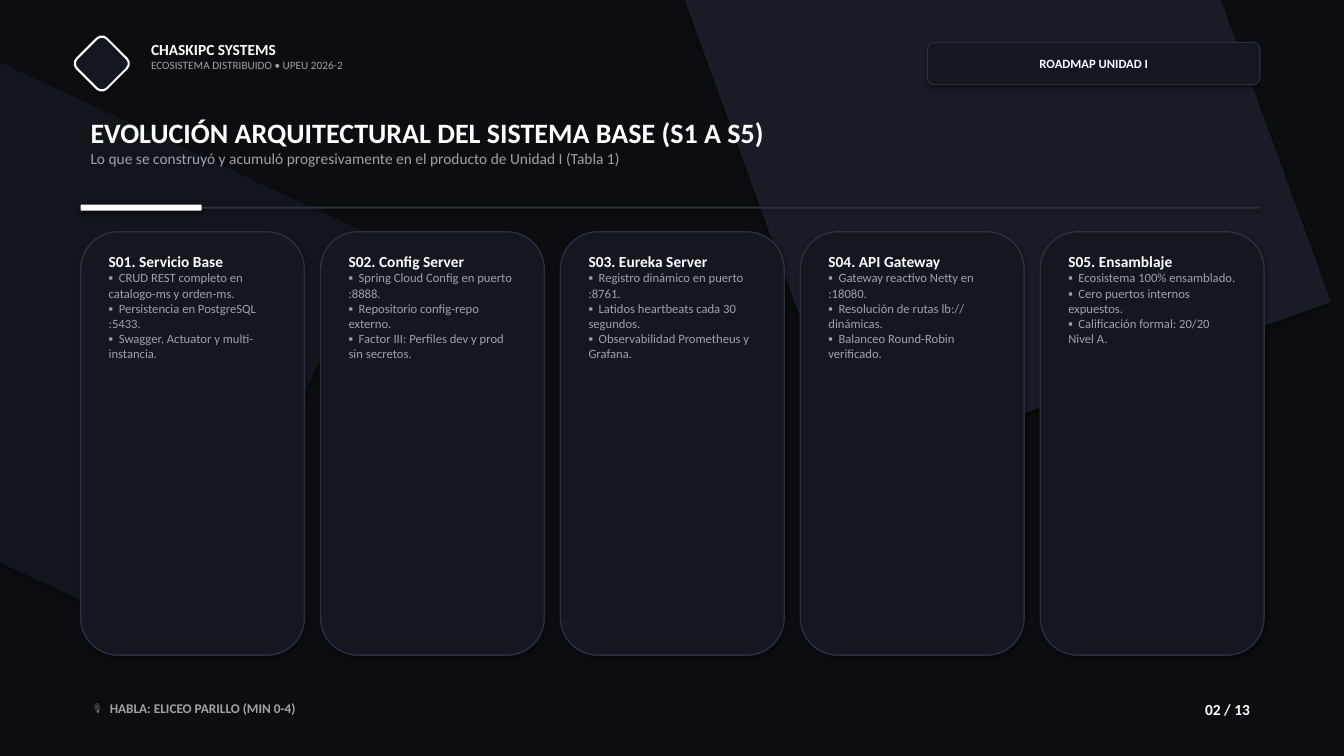
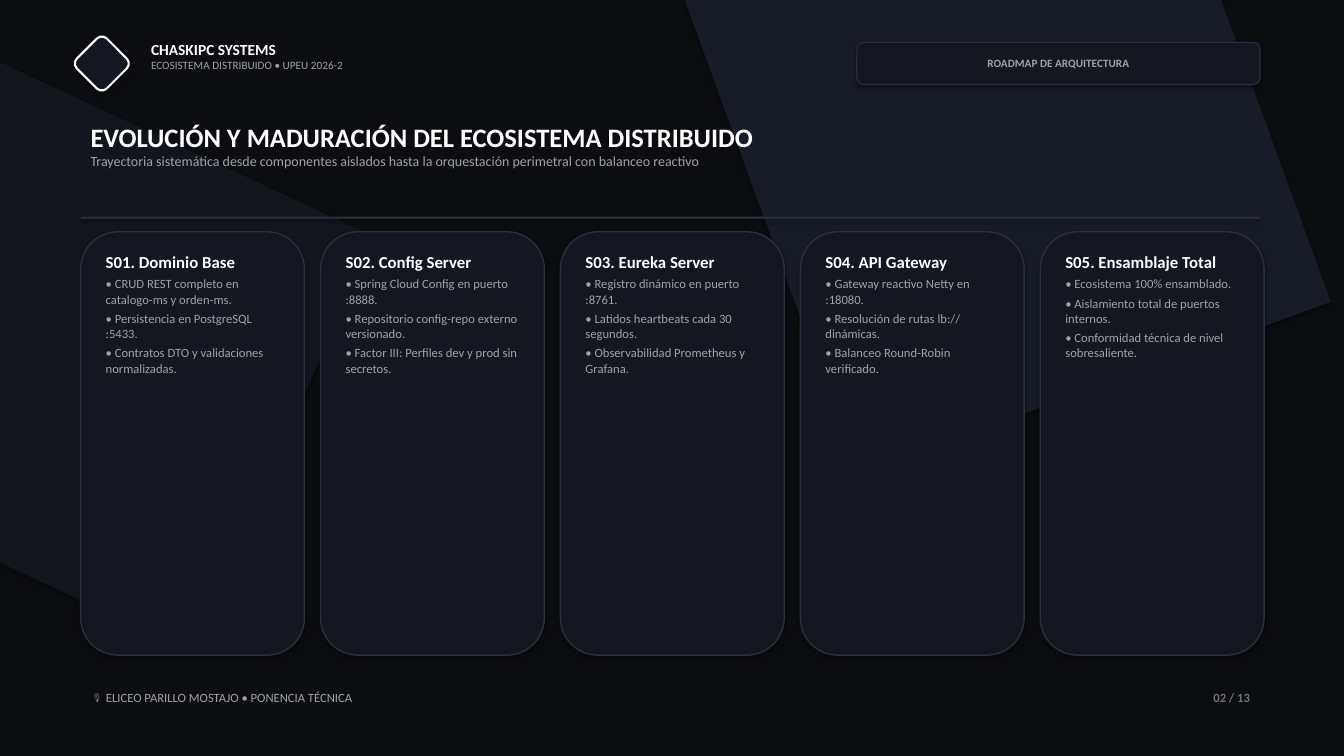
Before and after one commit to jaisesasaki24-cloud/ChaskiByte-Systems, a slide deck: slide 2 of presentacion.pptx. Drawn at 1344x756 pixels with LibreOffice and Linux fonts; fonts in the diff are those of the drawing. Boxes give left, top, right and bottom in pixels: in the first picture for what was removed or moved away, otherwise in the second. Text is boxed around its words. In the diff, an @@ line names an element or a change of style, - is before the commit and + after.

```diff
--- a/presentacion.pptx
+++ b/presentacion.pptx
@@ rounded rectangle "ROADMAP DE ARQUITECTURA": place and size @@
-rounded rectangle "ROADMAP DE ARQUITECTURA" at [928, 42, 1260, 85]
+rounded rectangle "ROADMAP DE ARQUITECTURA" at [857, 42, 1260, 85]
@@ text in rounded rectangle at [987, 59, 1129, 69]: text changed; size 9 to 8 pt; text colour #FFFFFF to #A1A1AA @@
-ROADMAP UNIDAD I
+ROADMAP DE ARQUITECTURA
@@ text at [91, 125, 753, 168]: text changed; size 11 to 10 pt @@
-EVOLUCIÓN ARQUITECTURAL DEL SISTEMA BASE (S1 A S5)
-Lo que se construyó y acumuló progresivamente en el producto de Unidad I (Tabla 1)
+EVOLUCIÓN Y MADURACIÓN DEL ECOSISTEMA DISTRIBUIDO
+Trayectoria sistemática desde componentes aislados hasta la orquestación perimetral con balanceo reactivo
@@ rounded rectangle removed at [81, 205, 202, 211] @@
@@ rectangle: place and size @@
-rectangle at [81, 207, 1260, 209]
+rectangle at [81, 217, 1260, 219]
@@ text at [106, 256, 264, 373]: text changed @@
-S01. Servicio Base
-▪ CRUD REST completo en catalogo-ms y orden-ms.
-▪ Persistencia en PostgreSQL :5433.
-▪ Swagger, Actuator y multi-instancia.
+S01. Dominio Base
+• CRUD REST completo en catalogo-ms y orden-ms.
+• Persistencia en PostgreSQL :5433.
+• Contratos DTO y validaciones normalizadas.
@@ text at [346, 256, 472, 271]: size 11 to 12 pt in "S02. Config Server" @@
@@ text at [585, 256, 715, 268]: size 11 to 12 pt in "S03. Eureka Server" @@
@@ text at [825, 257, 947, 271]: size 11 to 12 pt in "S04. API Gateway" @@
@@ text at [1065, 256, 1231, 357]: text changed @@
-S05. Ensamblaje
-▪ Ecosistema 100% ensamblado.
-▪ Cero puertos internos expuestos.
-▪ Calificación formal: 20/20 Nivel A.
+S05. Ensamblaje Total
+• Ecosistema 100% ensamblado.
+• Aislamiento total de puertos internos.
+• Conformidad técnica de nivel sobresaliente.
@@ text at [346, 279, 518, 373]: text changed @@
-▪ Spring Cloud Config en puerto :8888.
-▪ Repositorio config-repo externo.
-▪ Factor III: Perfiles dev y prod sin secretos.
+• Spring Cloud Config en puerto :8888.
+• Repositorio config-repo externo versionado.
+• Factor III: Perfiles dev y prod sin secretos.
@@ text at [585, 279, 745, 373]: text changed @@
-▪ Registro dinámico en puerto :8761.
-▪ Latidos heartbeats cada 30 segundos.
-▪ Observabilidad Prometheus y Grafana.
+• Registro dinámico en puerto :8761.
+• Latidos heartbeats cada 30 segundos.
+• Observabilidad Prometheus y Grafana.
@@ text at [825, 279, 970, 373]: text changed @@
-▪ Gateway reactivo Netty en :18080.
-▪ Resolución de rutas lb:// dinámicas.
-▪ Balanceo Round-Robin verificado.
+• Gateway reactivo Netty en :18080.
+• Resolución de rutas lb:// dinámicas.
+• Balanceo Round-Robin verificado.
@@ text "02 / 13": place and size @@
-text "02 / 13" at [1205, 705, 1250, 715]
+text "02 / 13" at [1213, 694, 1250, 702]
@@ text "02 / 13" at [1213, 694, 1250, 702]: size 11 to 9 pt, text colour #FFFFFF to #71717A @@
@@ text at [106, 692, 352, 702]: text changed; size 9.5 to 9 pt; bold off @@
-🎙️ HABLA: ELICEO PARILLO (MIN 0-4)
+🎙️ ELICEO PARILLO MOSTAJO • PONENCIA TÉCNICA
```
Also in this commit, not shown: 12 other slides changed, 2 other files.
